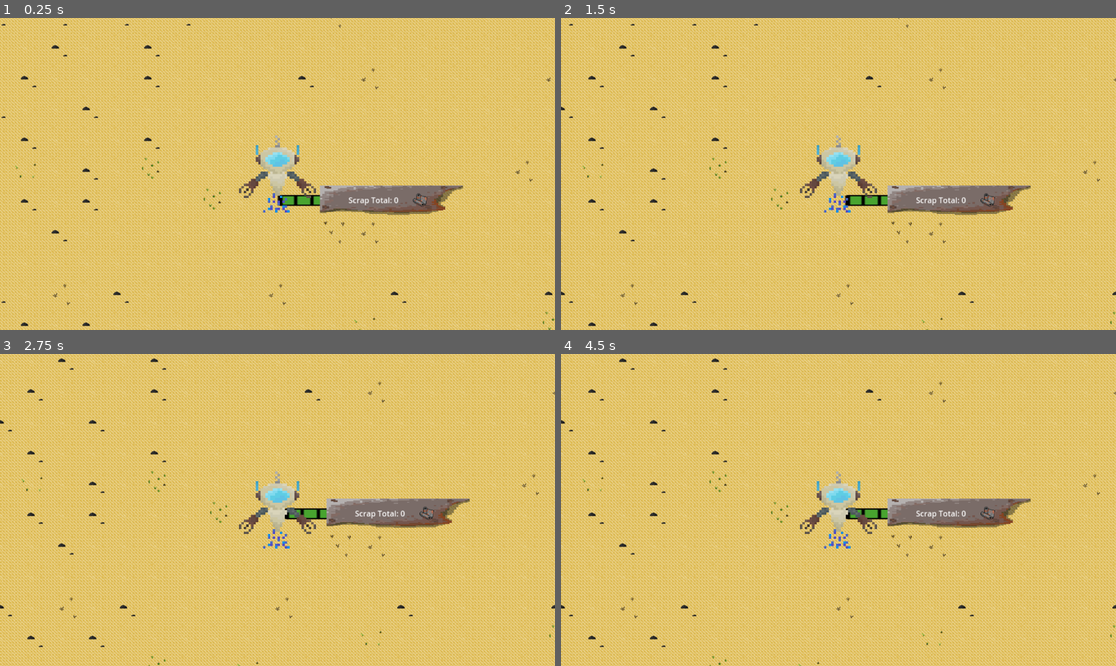
Above: before the commit, frames 1-4 (two rows, left to right).
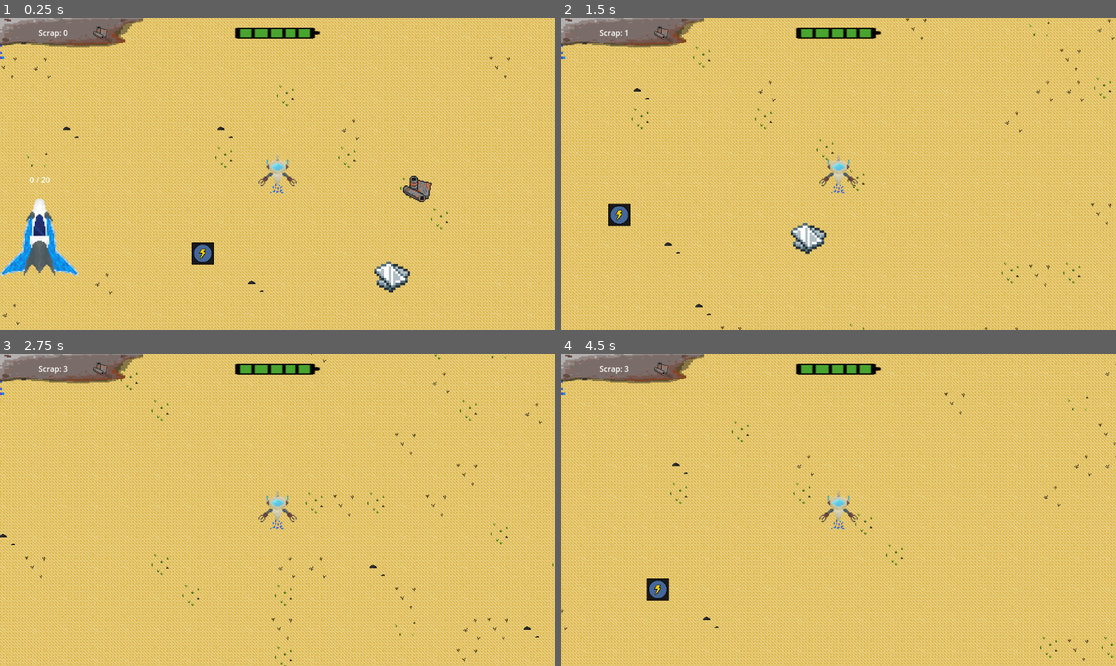
Above: after the commit, the same moments.

Repository: dbrogen/JawaGame
Game: Godot game, scene res://Scenes/node_2d.tscn
Same seed, same stepped clock (60 frames per second), same inputs: the game is played once before the commit and once after it. Before the commit the project has no main scene; this scene is started directly in both runs.
Inputs:
- Up to frame 1 (0.25 s): no input
- Up to frame 2 (1.5 s): hold D (right, bound only after the commit) 0.53-1.28 s; hold S (down, bound only after the commit) from 1.28 s (still down)
- Up to frame 3 (2.75 s): release S (down, bound only after the commit) at 2.03 s; hold D (right, bound only after the commit) from 2.03 s (still down)
- Up to frame 4 (4.5 s): release D (right, bound only after the commit) at 2.78 s; hold W (up, bound only after the commit) 2.78-3.53 s; hold A (left, bound only after the commit) from 3.53 s (still down)

The runs differ from the first frame. In frame 1, 51% of the frame differs, in the area x 0-100%, y 0-100%; in frame 2, 53%; in frame 3, 17%; in frame 4, 69%.

Commit message:
Brought Meghans work into the game

Diff:
--- /dev/null
+++ b/jawa-game/Scenes/Exploration/charging_station.tscn
@@ -0,0 +1,20 @@
+[gd_scene load_steps=4 format=3 uid="uid://x0a7lm2kjj3e"]
+
+[ext_resource type="Texture2D" uid="uid://cygrcaubxyg4w" path="res://Art Assets/charging_pad.png" id="1_p23u2"]
+[ext_resource type="Script" uid="uid://dkd0xbqhxq4dk" path="res://Scripts/charging_station.gd" id="2_q4um6"]
+
+[sub_resource type="RectangleShape2D" id="RectangleShape2D_q4um6"]
+size = Vector2(47, 47)
+
+[node name="Charging Station" type="Sprite2D"]
+texture = ExtResource("1_p23u2")
+script = ExtResource("2_q4um6")
+
+[node name="Area2D" type="Area2D" parent="."]
+
+[node name="CollisionShape2D" type="CollisionShape2D" parent="Area2D" groups=["Charging Station"]]
+position = Vector2(-0.5, -0.5)
+shape = SubResource("RectangleShape2D_q4um6")
+
+[connection signal="body_entered" from="Area2D" to="." method="_on_area_2d_body_entered"]
+[connection signal="body_exited" from="Area2D" to="." method="_on_area_2d_body_exited"]
--- a/jawa-game/Scenes/Exploration/desert_dunes.tscn
+++ b/jawa-game/Scenes/Exploration/desert_dunes.tscn
@@ -1,10 +1,13 @@
-[gd_scene load_steps=8 format=4 uid="uid://f1o67c21tahp"]
+[gd_scene load_steps=11 format=4 uid="uid://f1o67c21tahp"]
 
+[ext_resource type="Script" uid="uid://c8fip8qos8554" path="res://Scripts/desert_dunes.gd" id="1_dencc"]
 [ext_resource type="Texture2D" uid="uid://dh26q5w7mrysb" path="res://Art Assets/Tilemaps/Sand_tiles2.png" id="1_gtw8v"]
 [ext_resource type="PackedScene" uid="uid://cggsm67pmb2w7" path="res://Scenes/hud.tscn" id="2_ryqqg"]
 [ext_resource type="PackedScene" uid="uid://cchc6i0a5paho" path="res://Scenes/Exploration/scrap.tscn" id="3_v6ot0"]
 [ext_resource type="PackedScene" uid="uid://cl1xkew4jpagx" path="res://Scenes/Exploration/fancy_scrap.tscn" id="4_1ppon"]
 [ext_resource type="PackedScene" uid="uid://l5tp0kgj5kpi" path="res://Scenes/Exploration/spaceship.tscn" id="5_0vbdv"]
+[ext_resource type="PackedScene" uid="uid://revmkg12pyl3" path="res://Scenes/player.tscn" id="6_6gs27"]
+[ext_resource type="PackedScene" path="res://Scenes/Exploration/charging_station.tscn" id="8_cr47w"]
 
 [sub_resource type="TileSetAtlasSource" id="TileSetAtlasSource_gtw8v"]
 texture = ExtResource("1_gtw8v")
@@ -37,13 +40,14 @@
 anchor_bottom = 1.0
 grow_horizontal = 2
 grow_vertical = 2
+script = ExtResource("1_dencc")
 
 [node name="TileMapLayer" type="TileMapLayer" parent="."]
 tile_map_data = PackedByteArray("AADw//b/AgADAAIAAADw//f/AgAAAAMAAADw//j/AgAAAAMAAADw//n/AgAAAAMAAADw//r/AgAAAAMAAADw// …(27376 unchanged characters)…
 tile_set = SubResource("TileSet_ryqqg")
+collision_enabled = false
 
 [node name="HUD" parent="." instance=ExtResource("2_ryqqg")]
-layout_mode = 1
 
 [node name="Panel" parent="HUD" index="0"]
 offset_top = 0.0
@@ -59,8 +63,15 @@
 [node name="Fancy Scrap" parent="." instance=ExtResource("4_1ppon")]
 position = Vector2(830, 533)
 
-[node name="Spaceship" parent="." instance=ExtResource("5_0vbdv")]
-position = Vector2(81, 491)
+[node name="Player" parent="." instance=ExtResource("6_6gs27")]
+position = Vector2(592, 319)
 scale = Vector2(0.25, 0.25)
 
+[node name="Spaceship" parent="." instance=ExtResource("5_0vbdv")]
+position = Vector2(98, 450)
+scale = Vector2(0.25, 0.25)
+
+[node name="Charging Station" parent="." instance=ExtResource("8_cr47w")]
+position = Vector2(437, 484)
+
 [editable path="HUD"]
--- a/jawa-game/Scenes/Exploration/fancy_scrap.gd
+++ b/jawa-game/Scenes/Exploration/fancy_scrap.gd
@@ -1,3 +1,22 @@
 extends Node2D
 
 @export var points: int = 2;
+
+var player_in_area;
+
+func _ready() -> void:
+	player_in_area = false;
+
+func _process(delta: float) -> void:
+	if(player_in_area):
+		Global.scrapCollected += points;
+		queue_free();
+		print(Global.scrapCollected);
+
+
+func _on_hitbox_area_entered(area: Area2D) -> void:
+	player_in_area = true;
+
+
+func _on_hitbox_area_exited(area: Area2D) -> void:
+	player_in_area = false;
--- a/jawa-game/Scenes/Exploration/fancy_scrap.tscn
+++ b/jawa-game/Scenes/Exploration/fancy_scrap.tscn
@@ -17,3 +17,6 @@
 [node name="Collider" type="CollisionShape2D" parent="Hitbox"]
 position = Vector2(-0.5, 0)
 shape = SubResource("RectangleShape2D_x2bs2")
+
+[connection signal="area_entered" from="Hitbox" to="." method="_on_hitbox_area_entered"]
+[connection signal="area_exited" from="Hitbox" to="." method="_on_hitbox_area_exited"]
--- a/jawa-game/Scenes/Exploration/scrap.tscn
+++ b/jawa-game/Scenes/Exploration/scrap.tscn
@@ -17,3 +17,6 @@
 [node name="Collider" type="CollisionShape2D" parent="Hitbox"]
 position = Vector2(-0.5, 0)
 shape = SubResource("RectangleShape2D_cbmtp")
+
+[connection signal="area_entered" from="Hitbox" to="." method="_on_hitbox_area_entered"]
+[connection signal="area_exited" from="Hitbox" to="." method="_on_hitbox_area_exited"]
--- a/jawa-game/Scenes/Exploration/spaceship.tscn
+++ b/jawa-game/Scenes/Exploration/spaceship.tscn
@@ -1,11 +1,13 @@
-[gd_scene load_steps=3 format=3 uid="uid://l5tp0kgj5kpi"]
+[gd_scene load_steps=4 format=3 uid="uid://l5tp0kgj5kpi"]
 
+[ext_resource type="Script" path="res://Scripts/spaceship.gd" id="1_04sjb"]
 [ext_resource type="Texture2D" uid="uid://cpvvvm4t3flfs" path="res://Art Assets/Little space ship dude.png" id="1_jyj7a"]
 
 [sub_resource type="RectangleShape2D" id="RectangleShape2D_04sjb"]
 size = Vector2(642, 651)
 
 [node name="Spaceship" type="Node2D"]
+script = ExtResource("1_04sjb")
 
 [node name="Sprite2D" type="Sprite2D" parent="."]
 texture = ExtResource("1_jyj7a")
@@ -15,3 +17,17 @@
 [node name="Collider" type="CollisionShape2D" parent="Hitbox"]
 position = Vector2(-1, -0.5)
 shape = SubResource("RectangleShape2D_04sjb")
+
+[node name="Label" type="Label" parent="."]
+anchors_preset = 5
+anchor_left = 0.5
+anchor_right = 0.5
+offset_left = -285.0
+offset_top = -559.0
+offset_right = 290.0
+offset_bottom = -395.0
+grow_horizontal = 2
+theme_override_font_sizes/font_size = 64
+text = "0 / 20"
+horizontal_alignment = 1
+vertical_alignment = 1
--- a/jawa-game/Scenes/credits.tscn
+++ b/jawa-game/Scenes/credits.tscn
@@ -54,6 +54,7 @@
 text = "Artists:
 Connor Davis
 Paul Maitner
+Tori Lorenzo
 
 Level Designers:
 Will Batitto
--- a/jawa-game/Scenes/hud.tscn
+++ b/jawa-game/Scenes/hud.tscn
@@ -87,17 +87,10 @@
 texture = ExtResource("4_t1xeu")
 expand_margin_right = 75.0
 
-[node name="HUD" type="Control"]
-layout_mode = 3
-anchors_preset = 15
-anchor_right = 1.0
-anchor_bottom = 1.0
-grow_horizontal = 2
-grow_vertical = 2
+[node name="HUD" type="CanvasLayer"]
 script = ExtResource("1_bjfho")
 
 [node name="Panel" type="Panel" parent="."]
-layout_mode = 1
 anchors_preset = 5
 anchor_left = 0.5
 anchor_right = 0.5
@@ -115,7 +108,6 @@
 animation = &"Full"
 
 [node name="Label" type="Label" parent="."]
-layout_mode = 1
 offset_right = 229.0
 offset_bottom = 72.0
 theme_override_styles/normal = SubResource("StyleBoxTexture_36asn")
--- a/jawa-game/Scenes/player.gd
+++ b/jawa-game/Scenes/player.gd
@@ -9,4 +9,4 @@
 
 	velocity=direction*speed
 	move_and_slide()
-	$AnimatedSprite2D.play()
+	$AnimatedSprite2D.play("default")
--- a/jawa-game/Scenes/title_crawl.tscn
+++ b/jawa-game/Scenes/title_crawl.tscn
@@ -1,6 +1,7 @@
-[gd_scene load_steps=4 format=4 uid="uid://bgtn1qte01v8q"]
+[gd_scene load_steps=5 format=4 uid="uid://bgtn1qte01v8q"]
 
 [ext_resource type="Texture2D" uid="uid://7nhh2fwt2sid" path="res://Art Assets/Tilemaps/space_background.png" id="1_q7m05"]
+[ext_resource type="Script" uid="uid://dp4sj651juw3k" path="res://Scripts/title_crawl.gd" id="1_r5cqq"]
 
 [sub_resource type="TileSetAtlasSource" id="TileSetAtlasSource_r5cqq"]
 texture = ExtResource("1_q7m05")
@@ -81,7 +82,24 @@
 anchor_bottom = 1.0
 grow_horizontal = 2
 grow_vertical = 2
+script = ExtResource("1_r5cqq")
 
 [node name="Background" type="TileMapLayer" parent="."]
 tile_map_data = PackedByteArray("AAAAAAAAAAAAAAEAAAAAAAEAAAAAAAEAAAABAAAAAAAAAAEAAAABAAEAAAAAAAAAAAACAAAAAAAAAAEAAAACAA …(3760 unchanged characters)…
 tile_set = SubResource("TileSet_s6d4s")
+
+[node name="Label" type="Label" parent="."]
+layout_mode = 1
+anchors_preset = 5
+anchor_left = 0.5
+anchor_right = 0.5
+offset_left = -163.0
+offset_top = -128.0
+offset_right = 164.0
+offset_bottom = -8.0
+grow_horizontal = 2
+theme_override_colors/font_color = Color(1, 1, 0.3647059, 1)
+text = "You have crash landed on a desert planet find scrap to repair your ship and escape"
+horizontal_alignment = 1
+vertical_alignment = 1
+autowrap_mode = 2
--- /dev/null
+++ b/jawa-game/Scripts/charging_station.gd
@@ -0,0 +1,11 @@
+extends Sprite2D
+
+
+func _on_area_2d_body_entered(body: Node2D) -> void:
+	if(body.is_in_group("Player")):
+		Global.isOnCharger = true;
+
+
+func _on_area_2d_body_exited(body: Node2D) -> void:
+	if(body.is_in_group("Player")):
+		Global.isOnCharger = false;
--- /dev/null
+++ b/jawa-game/Scripts/desert_dunes.gd
@@ -0,0 +1,6 @@
+extends Control
+
+
+# Called every frame. 'delta' is the elapsed time since the previous frame.
+func _process(delta: float) -> void:
+	$HUD/Label.text = "Scrap: " + str(Global.scrapCollected);
--- a/jawa-game/Scripts/hud.gd
+++ b/jawa-game/Scripts/hud.gd
@@ -1,4 +1,4 @@
-extends Control
+extends CanvasLayer
 
 var batteryPower: float;
 
--- a/jawa-game/Scripts/scrap.gd
+++ b/jawa-game/Scripts/scrap.gd
@@ -2,3 +2,22 @@
 extends Node2D
 
 @export var points: int = 1;
+
+var player_in_area;
+
+func _ready() -> void:
+	player_in_area = false;
+
+func _process(delta: float) -> void:
+	if(player_in_area):
+		Global.scrapCollected += points;
+		queue_free();
+		print(Global.scrapCollected);
+
+
+func _on_hitbox_area_entered(area: Area2D) -> void:
+	player_in_area = true;
+
+
+func _on_hitbox_area_exited(area: Area2D) -> void:
+	player_in_area = false;
--- /dev/null
+++ b/jawa-game/Scripts/spaceship.gd
@@ -0,0 +1,13 @@
+class_name Spaceship
+extends Node2D
+
+
+func _process(delta: float) -> void:
+	$Label.text = (str(Global.scrapCollected) + " / 20" )
+	if(Global.scrapCollected >= 20):
+		$Label.add_theme_color_override("font_color", Color.DARK_GREEN)
+
+
+func _on_hitbox_body_entered(body: Node2D) -> void:
+	if(body.is_in_group("Player") and Global.scrapCollected >= 20):
+		get_tree().change_scene_to_file("res://Scenes/Collection/starship.tscn");
--- a/jawa-game/Scripts/start_screen.gd
+++ b/jawa-game/Scripts/start_screen.gd
@@ -6,4 +6,4 @@
 
 
 func _on_credits_pressed() -> void:
-	pass # Replace with function body.
+	get_tree().change_scene_to_file("res://Scenes/credits.tscn");
--- /dev/null
+++ b/jawa-game/Scripts/title_crawl.gd
@@ -0,0 +1,9 @@
+extends Control
+
+@export var moveSpeed: float = 40;
+
+func _physics_process(delta: float) -> void:
+	if($Label.position.y > 648 + $Label.size.y):
+		get_tree().change_scene_to_file("res://Scenes/Exploration/desert_dunes.tscn")
+	else:
+		$Label.position.y += moveSpeed * delta;
--- a/jawa-game/project.godot
+++ b/jawa-game/project.godot
@@ -11,9 +11,37 @@
 [application]
 
 config/name="Jawa Game"
+run/main_scene="uid://d1ogy0y6taw4e"
 config/features=PackedStringArray("4.5", "Forward Plus")
 config/icon="res://icon.svg"
 
 [autoload]
 
 Global="*res://Scripts/Global.gd"
+
+[input]
+
+left={
+"deadzone": 0.2,
+"events": [Object(InputEventKey,"resource_local_to_scene":false,"resource_name":"","device":-1,"window_id":0,"alt_pressed":false,"shift_pressed":false,"ctrl_pressed":false,"meta_pressed":false,"pressed":false,"keycode":0,"physical_keycode":65,"key_label":0,"unicode":97,"location":0,"echo":false,"script":null)
+, Object(InputEventKey,"resource_local_to_scene":false,"resource_name":"","device":-1,"window_id":0,"alt_pressed":false,"shift_pressed":false,"ctrl_pressed":false,"meta_pressed":false,"pressed":false,"keycode":0,"physical_keycode":4194319,"key_label":0,"unicode":0,"location":0,"echo":false,"script":null)
+]
+}
+right={
+"deadzone": 0.2,
+"events": [Object(InputEventKey,"resource_local_to_scene":false,"resource_name":"","device":-1,"window_id":0,"alt_pressed":false,"shift_pressed":false,"ctrl_pressed":false,"meta_pressed":false,"pressed":false,"keycode":0,"physical_keycode":68,"key_label":0,"unicode":100,"location":0,"echo":false,"script":null)
+, Object(InputEventKey,"resource_local_to_scene":false,"resource_name":"","device":-1,"window_id":0,"alt_pressed":false,"shift_pressed":false,"ctrl_pressed":false,"meta_pressed":false,"pressed":false,"keycode":0,"physical_keycode":4194321,"key_label":0,"unicode":0,"location":0,"echo":false,"script":null)
+]
+}
+up={
+"deadzone": 0.2,
+"events": [Object(InputEventKey,"resource_local_to_scene":false,"resource_name":"","device":-1,"window_id":0,"alt_pressed":false,"shift_pressed":false,"ctrl_pressed":false,"meta_pressed":false,"pressed":false,"keycode":0,"physical_keycode":87,"key_label":0,"unicode":119,"location":0,"echo":false,"script":null)
+, Object(InputEventKey,"resource_local_to_scene":false,"resource_name":"","device":-1,"window_id":0,"alt_pressed":false,"shift_pressed":false,"ctrl_pressed":false,"meta_pressed":false,"pressed":false,"keycode":0,"physical_keycode":4194320,"key_label":0,"unicode":0,"location":0,"echo":false,"script":null)
+]
+}
+down={
+"deadzone": 0.2,
+"events": [Object(InputEventKey,"resource_local_to_scene":false,"resource_name":"","device":-1,"window_id":0,"alt_pressed":false,"shift_pressed":false,"ctrl_pressed":false,"meta_pressed":false,"pressed":false,"keycode":0,"physical_keycode":83,"key_label":0,"unicode":115,"location":0,"echo":false,"script":null)
+, Object(InputEventKey,"resource_local_to_scene":false,"resource_name":"","device":-1,"window_id":0,"alt_pressed":false,"shift_pressed":false,"ctrl_pressed":false,"meta_pressed":false,"pressed":false,"keycode":0,"physical_keycode":4194322,"key_label":0,"unicode":0,"location":0,"echo":false,"script":null)
+]
+}
Not shown, added: jawa-game/Scenes/player.gd.uid
Not shown, added: jawa-game/Scenes/scarp_1.gd.uid
Not shown, added: jawa-game/Scenes/scrap_2.gd.uid
Not shown, added: jawa-game/Scripts/charging_station.gd.uid
Not shown, added: jawa-game/Scripts/desert_dunes.gd.uid
Not shown, added: jawa-game/Scripts/title_crawl.gd.uid
